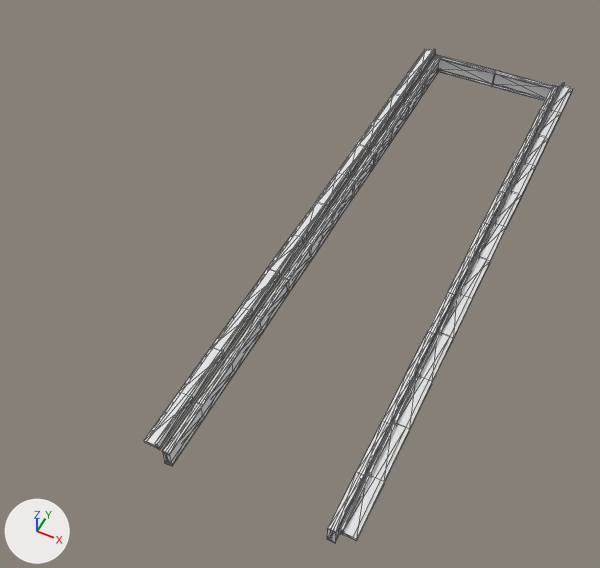
Two versions of the OBJ model Resources/Meshes/31m/Elevated_Station_Node_Pavement_Steel.obj, one commit apart.
Both versions are drawn from a camera (50 mm lens) standing at (17.9, -58.3, 59.2) and looking at (-7.9, -6.6, -5.4). The lights are fixed; the arrows at lower left show +X, +Y and +Z. Mesh edges are drawn as thin lines. Where no turn or scale is listed for an object, it has been applied to the vertices.

In view in the first picture: 'Elevated_Station_Node_Pavement_Steel'.
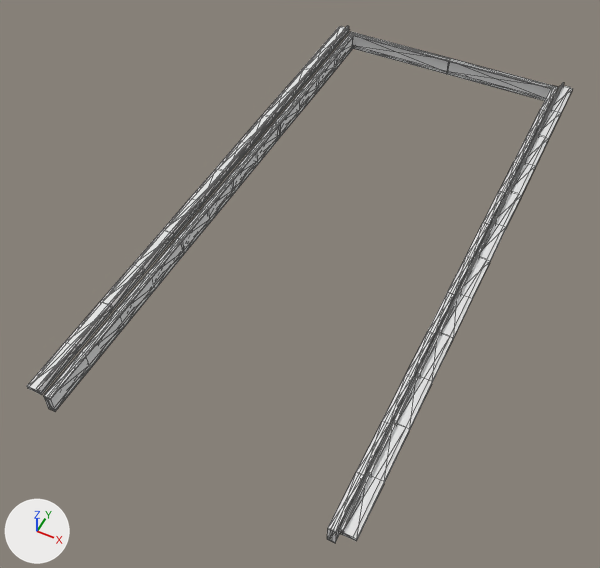
The newer file is also turned or shifted as a whole; pictures and numbers use the older file's frame.

What differs and where, as boxes [x1, y1, x2, y2] in the pictures (600 x 568 px; the box of a moved part takes in the faces that stretch with it):
'Elevated_Station_Node_Pavement_Steel', reshaped (27% wider)
    before: [144, 49, 573, 543]
    after: [27, 26, 572, 543]
part 1 of me_elevated_station_node_pavement_steel, moved or reshaped
    before: [144, 49, 436, 450]
    after: [27, 27, 349, 395]
part 2 of me_elevated_station_node_pavement_steel, moved or reshaped
    before: [170, 56, 554, 541]
    after: [50, 33, 554, 541]
part 3 of me_elevated_station_node_pavement_steel, moved or reshaped
    before: [162, 55, 442, 466]
    after: [44, 32, 355, 411]
part 4 of me_elevated_station_node_pavement_steel, moved or reshaped
    before: [147, 49, 432, 445]
    after: [29, 26, 345, 390]
part 5 of me_elevated_station_node_pavement_steel, moved or reshaped
    before: [437, 60, 550, 99]
    after: [352, 36, 550, 99]
part 6 of me_elevated_station_node_pavement_steel, moved or reshaped
    before: [155, 49, 435, 449]
    after: [36, 26, 349, 394]

Edits to the bpy script that builds the scene:
```text
Change me_elevated_station_node_pavement_steel:
    where me_elevated_station_node_pavement_steel.from_pydata(...)  # 608 vertices, 906 faces; spans x -9.5..9.5, y -32.0..32.0, z -2.3..0.5
    used by ob_elevated_station_node_pavement_steel; location = (0.0, 0.0, 0.0)
    me_elevated_station_node_pavement_steel part 1: the loose piece of 52 vertices spanning x -9.5..-8.0, y -32.0..32.0, z -0.3..0.0 is moved by (-12.0, 0.0, 0.0)
    me_elevated_station_node_pavement_steel part 2: the loose piece of 132 vertices spanning x -7.5..7.5, y -32.0..32.0, z -2.3..-0.3 is scaled about its middle by (1.81, 1, 1), then moved by (-6.0, 0.0, 0.0)
    me_elevated_station_node_pavement_steel part 3: the loose piece of 112 vertices spanning x -7.8..-7.1, y -32.0..32.0, z -2.3..-0.3 is moved by (-12.0, 0.0, 0.0)
    me_elevated_station_node_pavement_steel part 4: the loose piece of 14 vertices spanning x -9.2..-8.3, y -32.0..32.0, z 0.1 is moved by (-12.0, 0.0, 0.0)
    me_elevated_station_node_pavement_steel part 5: the loose piece of 12 vertices spanning x -7.3..7.3, y 31.5..31.8, z -2.2..-0.4 is scaled about its middle by (1.82, 1, 1), then moved by (-6.0, 0.0, 0.0)
    me_elevated_station_node_pavement_steel part 6: the loose piece of 52 vertices spanning x -8.4..-8.2, y -32.0..32.0, z -0.3..0.4 is moved by (-12.0, 0.0, 0.0)
```
